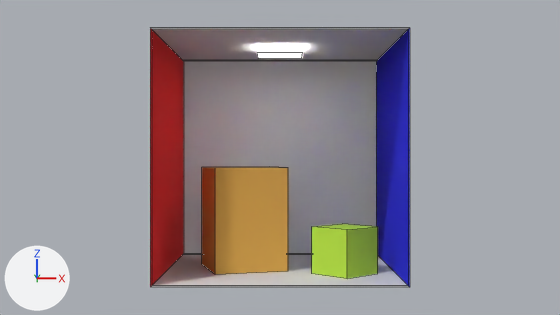
The Blender file data/scenes/cornellbox/CornellBox.blend: old version first, new version second.
Rendered twice from the file's camera 'Camera'. Arrows for +X, +Y and +Z are at lower left; the lights stay in place. Mesh edges are drawn as thin lines.

Script lines for the objects in view, before the commit:
```python
mat_material_003 = principled_material('Material.003')
mat_material_003.base_color = (0.481, 0.8, 0.0563)  # green #b8e743
mat_material_003.roughness = 1.0
mat_material_004 = principled_material('Material.004')
mat_material_004.base_color = (0.801, 0.43, 0.0806)  # orange #e7af50
mat_material_004.roughness = 1.0
me_cube = bpy.data.meshes.new('Cube')
me_cube.from_pydata(...)  # 8 vertices, 5 faces; spans x -1.0..1.0, y -1.0..1.0, z -1.0..1.0
# faces by material slot: [3, 1, 1]
me_cube.materials.append(mat_material)  # white #e7e7e7
me_cube.materials.append(mat_material_001)  # blue #0007e7
me_cube.materials.append(mat_material_002)  # red #e70006
me_cube_001 = bpy.data.meshes.new('Cube.001')
me_cube_001.from_pydata(...)  # a box spanning x -1.0..1.0, y -1.0..1.0, z -1.0..1.0
me_cube_001.materials.append(mat_material_003)  # green #b8e743
me_cube_002 = bpy.data.meshes.new('Cube.002')
me_cube_002.from_pydata(...)  # a box spanning x -1.0..1.0, y -1.0..1.0, z -1.0..1.0
me_cube_002.materials.append(mat_material_004)  # orange #e7af50
ob_cube = bpy.data.objects.new('Cube', me_cube)
ob_cube.location = (0.0, 0.0, 0.0)
_m = ob_cube.modifiers.new('Solidify', 'SOLIDIFY')
_m.offset = 1.0
_m.use_even_offset = True
ob_cube_001 = bpy.data.objects.new('Cube.001', me_cube_001)
ob_cube_001.location = (0.552, -0.365, -0.79)
ob_cube_001.rotation_euler = (0.0, 0.0, 0.779)  # degrees (0, 0, 45)
ob_cube_001.scale = (0.2, 0.2, 0.2)
ob_cube_002 = bpy.data.objects.new('Cube.002', me_cube_002)
ob_cube_002.location = (-0.326, -0.017, -0.54)
ob_cube_002.rotation_euler = (0.0, 0.0, 1.847)  # degrees (0, 0, 106)
ob_cube_002.scale = (0.322, 0.322, 0.451)
```
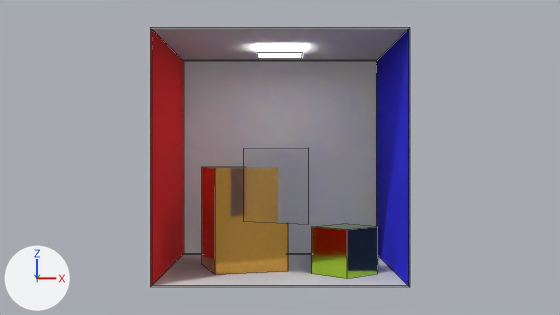
Patch to the scene script:
```diff
--- a/data/scenes/cornellbox/CornellBox.blend.py
+++ b/data/scenes/cornellbox/CornellBox.blend.py
@@ mat_material_003 @@
 mat_material_003.base_color = (0.481, 0.8, 0.0563)  # green #b8e743
-mat_material_003.roughness = 1.0
+mat_material_003.roughness = 0.1
+mat_material_003.metallic = 1.0
@@ mat_material_004 @@
 mat_material_004.base_color = (0.801, 0.43, 0.0806)  # orange #e7af50
-mat_material_004.roughness = 1.0
+mat_material_004.roughness = 0.1
+mat_material_004.metallic = 0.8
@@ mat_material_005 @@
+mat_material_005 = principled_material('Material.005')
+mat_material_005.base_color = (1.0, 1.0, 1.0)  # white #ffffff
+mat_material_005.roughness = 0.0653
+mat_material_005.transmission_weight = 1.0
@@ me_plane_001 @@
+me_plane_001.from_pydata([(-1.0, -1.0, 0.0), (1.0, -1.0, 0.0), (-1.0, 1.0, 0.0), (1.0, 1.0, 0.0)], [], [(0, 1, 3, 2)])
+me_plane_001.materials.append(mat_material_005)  # white #ffffff
@@ ob_plane_001 @@
+ob_plane_001 = bpy.data.objects.new('Plane.001', me_plane_001)
+ob_plane_001.location = (-0.036, -0.746, -0.225)
+ob_plane_001.rotation_euler = (1.571, 0.0, -0.504)  # degrees (90, 0, -29)
+ob_plane_001.scale = (0.3, 0.3, 0.3)
```

Location of each change, (x1, y1, x2, y2) in pixels of the pictures (560 x 315 px):
'Cube.002', surface changed
    both: (202, 167, 288, 274)
'Plane.001', added
    after: (244, 148, 309, 224)
'Cube.001', surface changed
    both: (312, 224, 378, 279)
